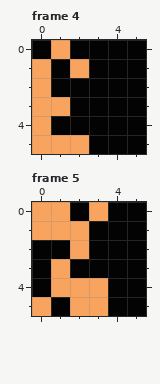
Edited in one commit: pixel-art file (art/font.aseprite). That is the earlier state.
6x6 pixels, 62 frames. Shown: frame 4, frame 5.
And afterwards:
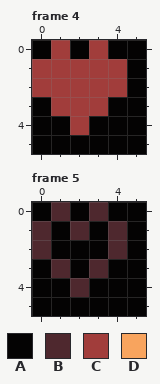
Palette (. is transparent): A #040303  B #4e282e  C #a13d3b  D #f8a45e
Change:
{"where": "frame 4, layer \"glyphs\""}
{"frame":4,"y":0,"x":1,"old":"D","new":"C"}
{"frame":4,"y":0,"x":3,"old":"A","new":"C"}
{"frame":4,"y":1,"x":0,"old":"DADAA","new":"CCCCC"}
{"frame":4,"y":2,"x":0,"old":"DAAAA","new":"CCCCC"}
{"frame":4,"y":3,"x":0,"old":"DDAA","new":"ACCC"}
{"frame":4,"y":4,"x":0,"old":"D","new":"A"}
{"frame":4,"y":4,"x":2,"old":"A","new":"C"}
{"frame":4,"y":5,"x":0,"old":"DDD","new":"AAA"}
{"where": "frame 5, layer \"glyphs\""}
{"frame":5,"y":0,"x":0,"old":"DD","new":"AB"}
{"frame":5,"y":0,"x":3,"old":"D","new":"B"}
{"frame":5,"y":1,"x":0,"old":"DDD","new":"BAB"}
{"frame":5,"y":1,"x":4,"old":"A","new":"B"}
{"frame":5,"y":2,"x":0,"old":"A","new":"B"}
{"frame":5,"y":2,"x":2,"old":"D","new":"A"}
{"frame":5,"y":2,"x":4,"old":"A","new":"B"}
{"frame":5,"y":3,"x":1,"old":"D","new":"B"}
{"frame":5,"y":3,"x":3,"old":"A","new":"B"}
{"frame":5,"y":4,"x":1,"old":"DDD","new":"ABA"}
{"frame":5,"y":5,"x":0,"old":"D","new":"A"}
{"frame":5,"y":5,"x":2,"old":"DD","new":"AA"}
{"label":"changed","picture_box":[32,40,127,154]}
{"label":"changed","picture_box":[32,202,127,316]}
